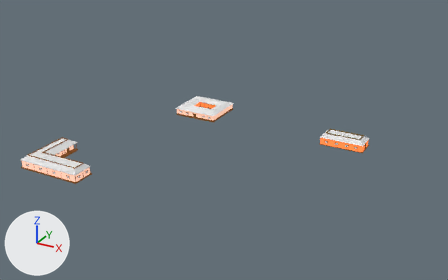
Before and after pictures for a commit that changed the FBX model Assets/Content/Models/Buildings/Buildings_Set_04.fbx.
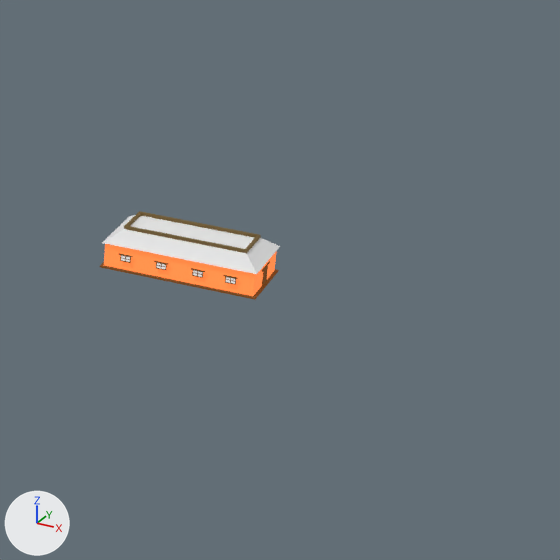
Each version appears first whole from a 50 mm camera at (36.7, -81.8, 34.9) aimed at (-1.6, -12.0, 0.0), and next in a close-up on the part from 65% to 100% of the width and 25% to 81% of the height. Lighting does not change. The marker at lower left points along +X, +Y and +Z. Where no turn or scale is listed for an object, it has been applied to the vertices. Vertices at the same position are counted once.
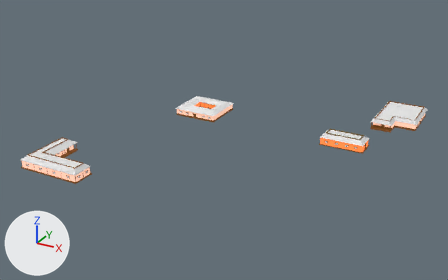
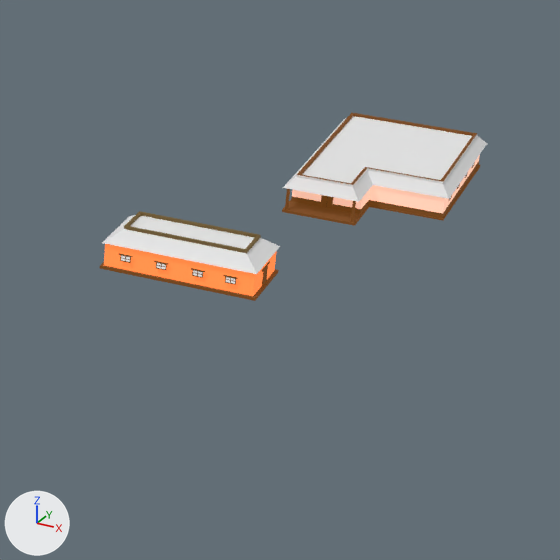
Commit message: ADd changes, add new building

Where the change shows, as pixel boxes (x1, y1, x2, y2) in the close-ups (560 x 560 px):
'Cube.042', reshaped
    before: (100, 211, 280, 300)
    after: (99, 113, 487, 301)
part 1 of me_cube_065, added
    after: (322, 195, 332, 209)
part 2 of me_cube_065, added
    after: (350, 201, 356, 222)
part 3 of me_cube_065, added
    after: (285, 189, 290, 210)
part 4 of me_cube_065, added
    after: (283, 113, 487, 202)
part 5 of me_cube_065, added (beige)
    after: (282, 155, 480, 226)
part 6 of me_cube_065, added (brown)
    after: (291, 161, 479, 218)

The change in detail:
me_cube_065 is used by ob_cube_042; location (0.0, 0.0, 0.0).
me_cube_065 had 1104 vertices, 664 faces and spanned x -20.0..16.7, y -32.0..-0.6, z 0.0..1.7.
me_cube_065 now has 1382 vertices, 839 faces and spans x -20.0..21.1, y -32.0..11.2, z 0.0..1.7.
me_cube_065 part 1: the loose piece of 8 vertices spanning x 16.6, y -5.7..-5.3, z 0.1..0.8 is copied, and the copy is turned 90 degrees about the z axis through its middle, then moved by (0.0, 8.5, -0.1); it spans x 16.3..16.7, y 3.0, z 0.0..0.7.
me_cube_065 part 2: the loose piece of 8 vertices spanning x -9.3..-9.2, y -6.9, z 0.1..0.8 is copied, and the copy is scaled about its middle by (-2.45, -2.45, 1.46), then moved by (27.1, 9.0, 0.1); it spans x 17.8..17.9, y 2.1..2.2, z 0.0..1.0.
me_cube_065 part 3: the loose piece of 8 vertices spanning x -9.3..-9.2, y -6.9, z 0.1..0.8 is copied, and the copy is scaled about its middle by (-2.45, -2.45, 1.46), then moved by (24.4, 9.0, 0.1); it spans x 15.1..15.2, y 2.1..2.2, z 0.0..1.0.
me_cube_065 part 4: a new loose piece of 30 vertices spanning x 14.9..21.1, y 2.0..11.2, z 0.9..1.5.
me_cube_065 part 5: a new loose piece of 24 vertices spanning x 15.0..21.0, y 2.0..11.0, z 0.0..1.0, in mat_mat_generaltex.
me_cube_065 part 6: a new loose piece of 16 vertices spanning x 15.1..20.9, y 3.1..10.9, z 0.0..0.3, in mat_mat_generaltex.
